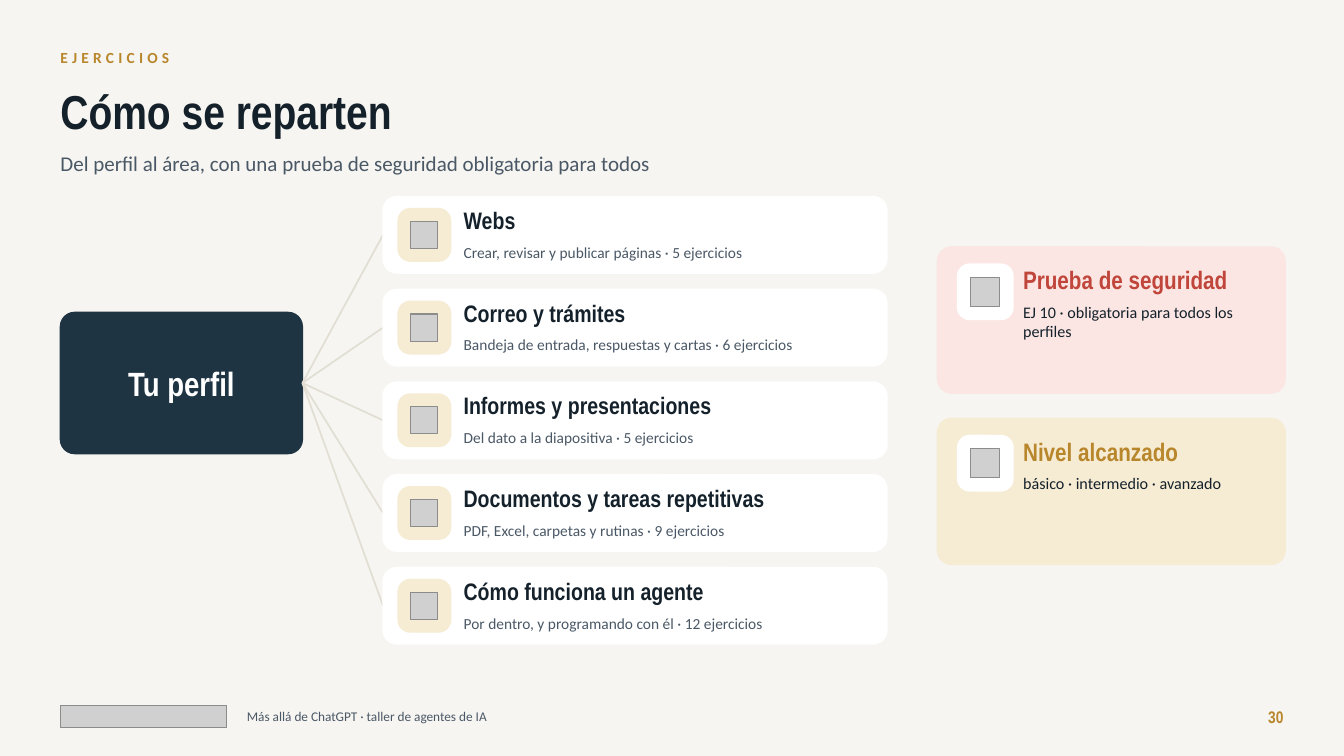
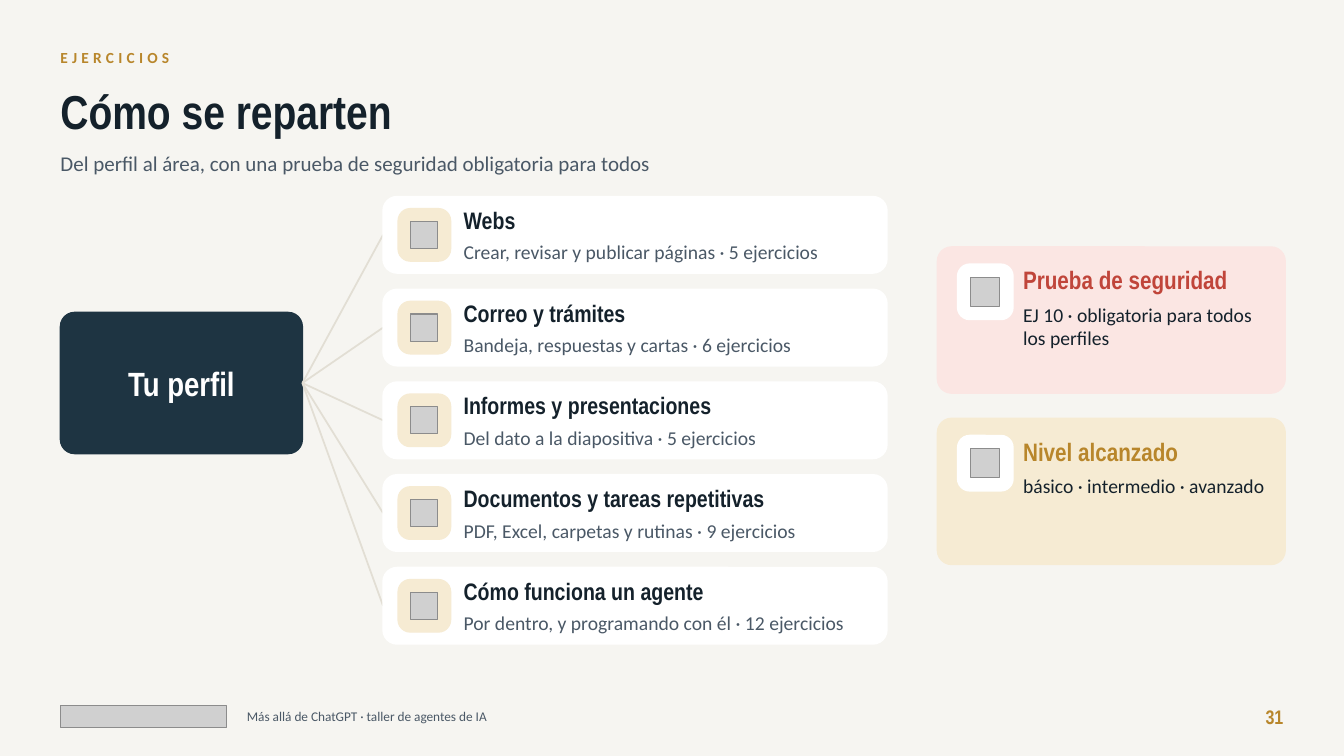
Before and after one commit to jlasherasTracasa/taller_semana_ia_2026, a slide deck: slide 31 of presentacion/taller-agentes-ia.pptx (slide 30 before the commit). Drawn at 1344x756 pixels with LibreOffice and Linux fonts; fonts in the diff are those of the drawing; grey boxes stand for pictures. Boxes give left, top, right and bottom in pixels: in the first picture for what was removed or moved away, otherwise in the second. Text is boxed around its words. In the diff, an @@ line names an element or a change of style, - is before the commit and + after.

Commit message:
Presentación: horario realista con descanso (18:05) y 10 min de colchón, historia exprés, F.5-F.8 «para casa», letra mínima de 14 pt en las tarjetas

```diff
--- a/presentacion/taller-agentes-ia.pptx
+++ b/presentacion/taller-agentes-ia.pptx
@@ text "EJ 10 · obligatoria para ..." at (1023,308,1252,348): size 11.5 to 14 pt @@
@@ text at (464,338,790,356): text changed; size 11 to 14 pt @@
-Bandeja de entrada, respuestas y cartas · 6 ejercicios
+Bandeja, respuestas y cartas · 6 ejercicios
@@ text "básico · intermedio · avanzado" at (1023,479,1264,493): size 11.5 to 14 pt @@
@@ size 11 to 14 pt in 4 elements at (464,245,817,263), (464,431,755,449), (464,524,795,542), (464,616,843,634) @@
@@ text at (1266,710,1284,724): text changed; size 12 to 14 pt @@
-30
+31
```
Also in this commit, not shown: 53 other slides changed, 1 slide added, 2 other files.
